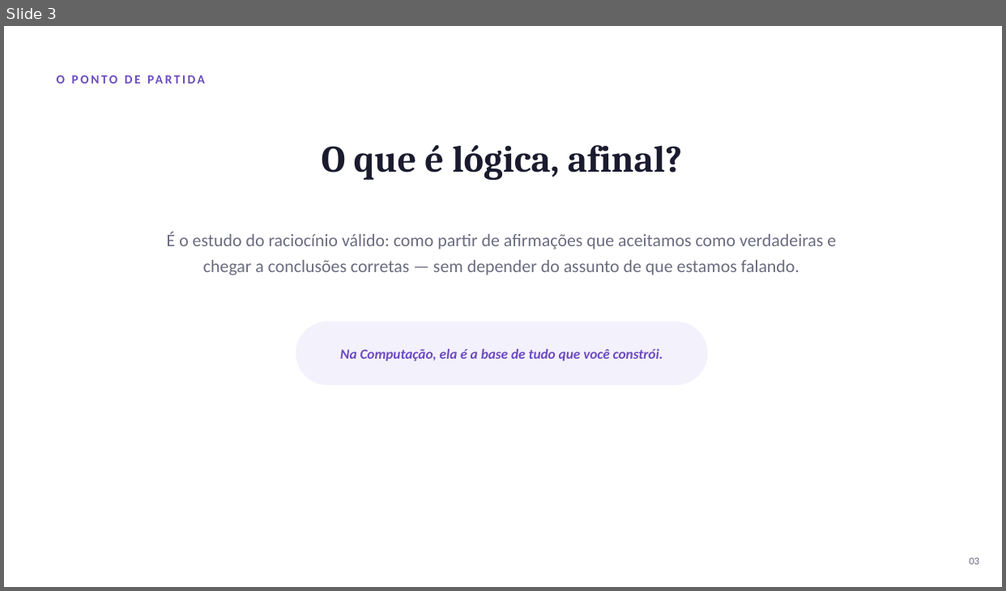
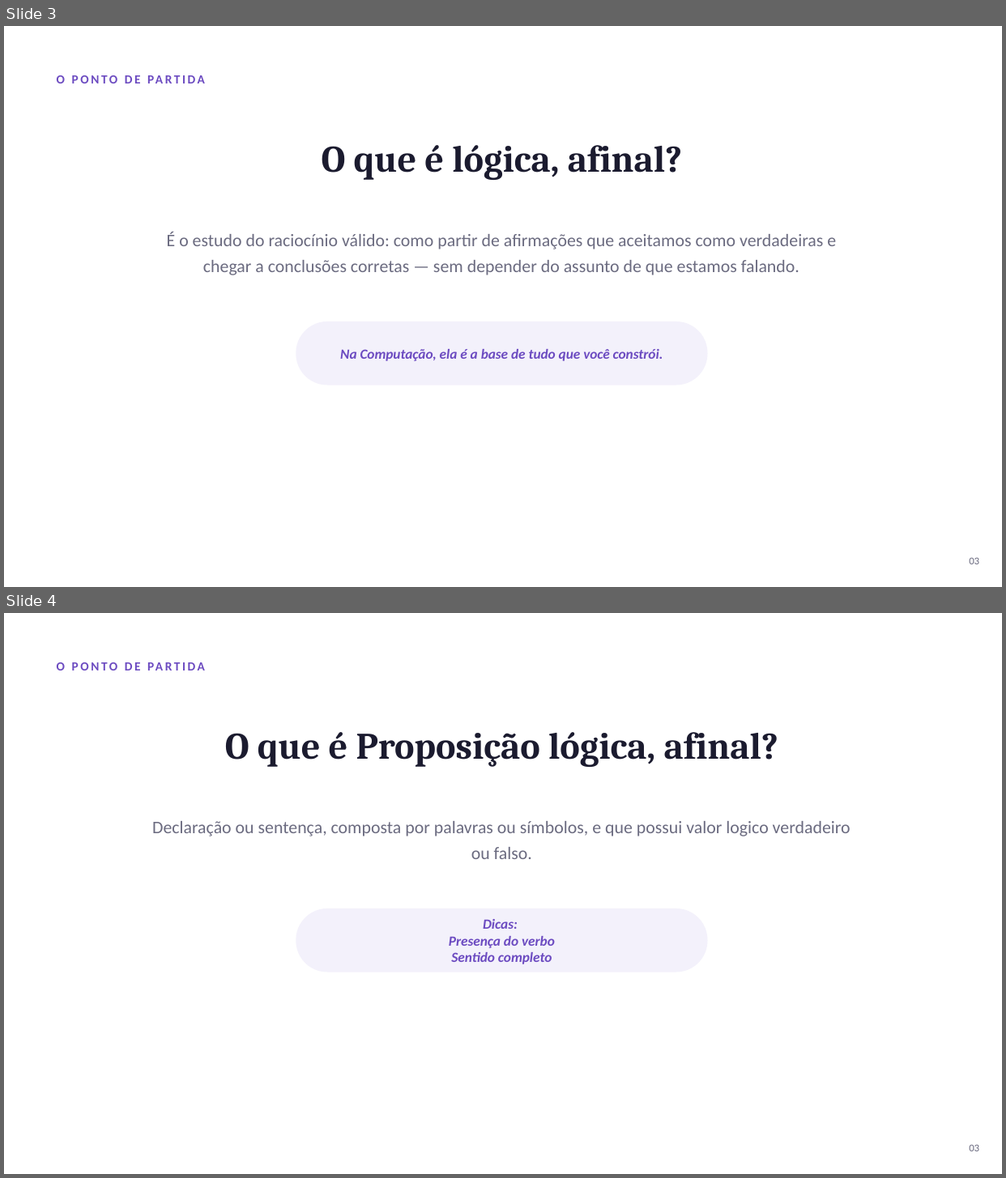
Before and after one commit to danhpaiva/una-teach-mca-202602, a slide deck: slide/pratica/03/Aula03 - Fundamentos de Logica.pptx. Shown one above the other, each under a label of ours: slide 3 before the commit, slides 3 and 4 after it. The pictures are 1006x591 and 1006x1178 pixels, drawn with LibreOffice and Linux fonts; fonts in the diff are those of the drawing. Boxes give left, top, right and bottom in pixels: in the first picture for what was removed or moved away, otherwise in the second. Text is boxed around its words. In the diff, an @@ line names an element or a change of style, - is before the commit and + after.

Commit message:
feat: atualizando aula 03

```diff
--- a/slide/pratica/03/Aula03 - Fundamentos de Logica.pptx
+++ b/slide/pratica/03/Aula03 - Fundamentos de Logica.pptx
@@ slide 4 added at [4, 613, 1002, 1174], background #FFFFFF @@
@@ text added at [57, 662, 65, 671], 12 pt, text #6C4BC1, bold @@
+O PONTO DE PARTIDA
@@ text added at [225, 732, 778, 767], 36 pt, text #1B1B2F, bold @@
+O que é Proposição lógica, afinal?
@@ text added at [152, 821, 850, 859], 17 pt, text #6B6B80 @@
+Declaração ou sentença, composta por palavras ou símbolos, e que possui valor logico verdadeiro ou falso.
@@ rounded rectangle added at [296, 909, 708, 973], fill #F3F1FB @@
@@ text added at [449, 919, 555, 965], 13.5 pt, text #6C4BC1, bold, italic @@
+Dicas:
+Presença do verbo
+Sentido completo
@@ text added at [969, 1144, 979, 1152], 10 pt, text #6B6B80 @@
+03
```
